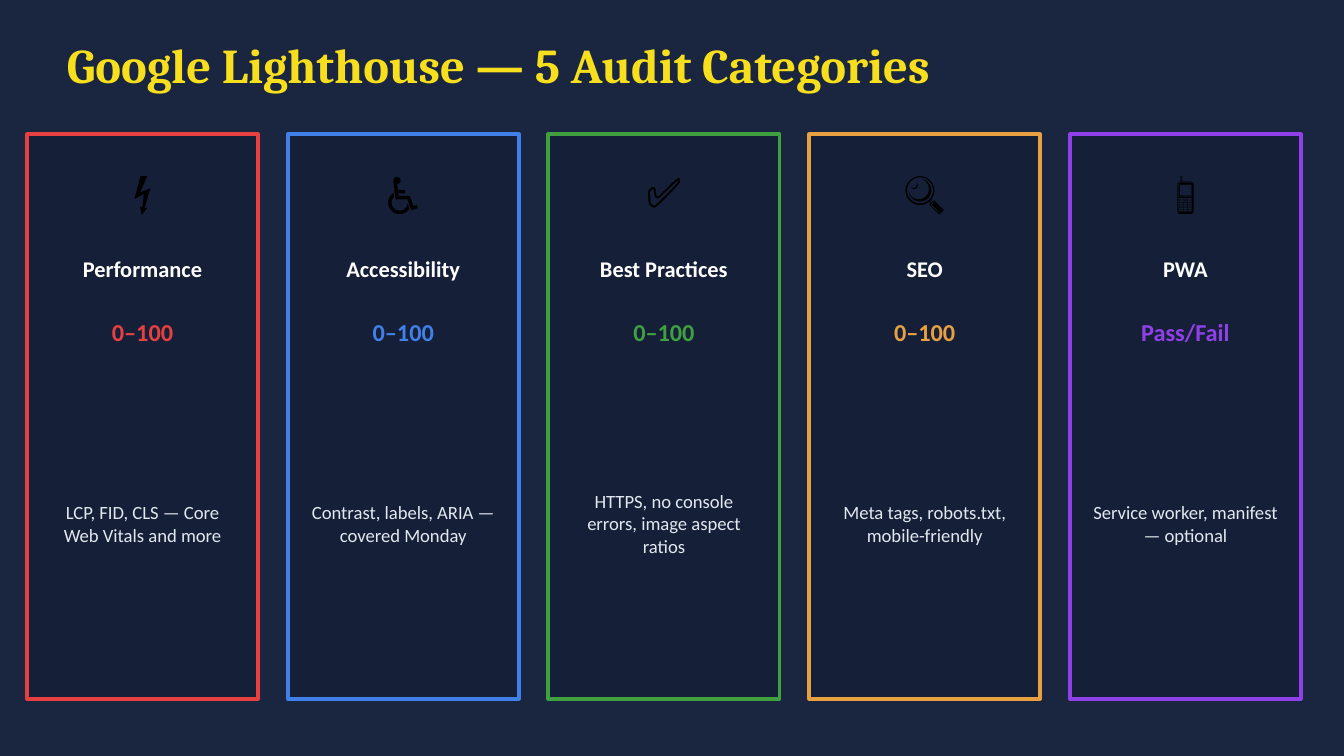
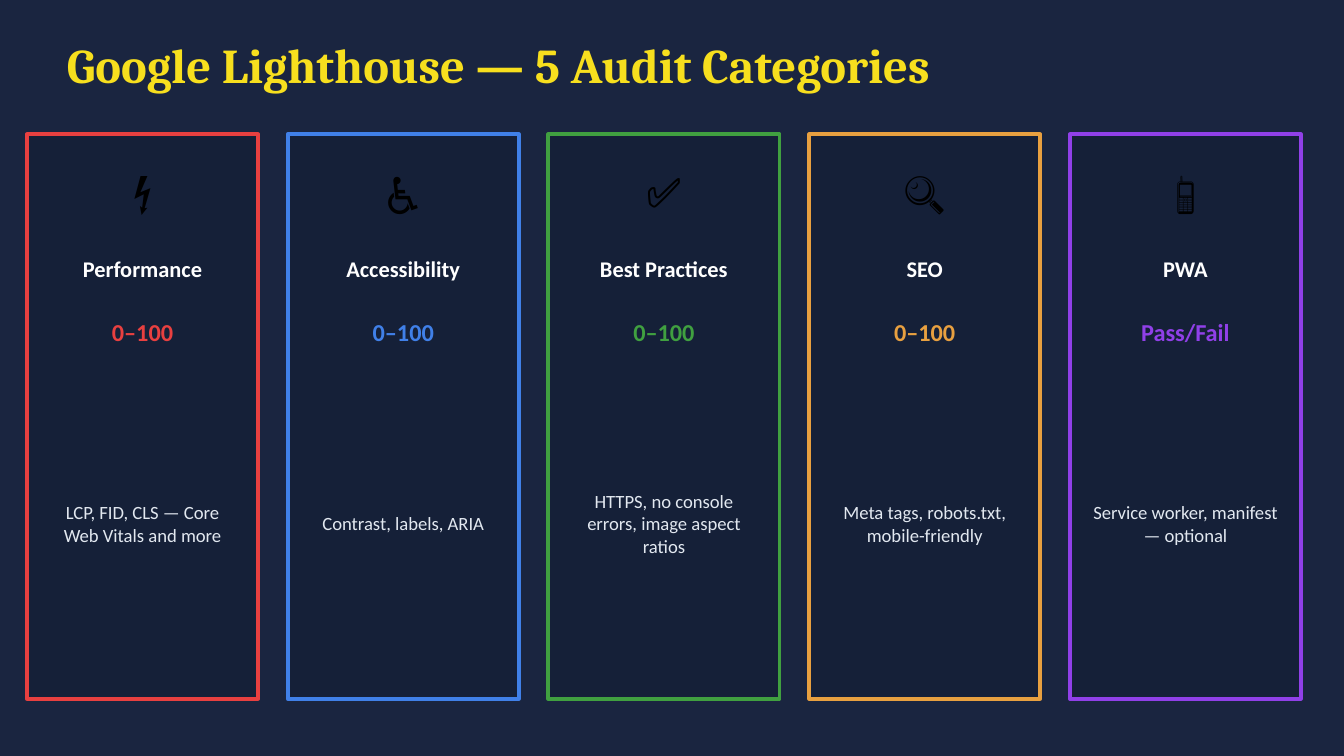
Before and after one commit to muxiddin19/WebPro, a slide deck: slide 3 of week8/WebPro_Week7_Fri_Performance_v2.pptx. Drawn at 1344x756 pixels with LibreOffice and Linux fonts; fonts in the diff are those of the drawing. Boxes give left, top, right and bottom in pixels: in the first picture for what was removed or moved away, otherwise in the second. Text is boxed around its words. In the diff, an @@ line names an element or a change of style, - is before the commit and + after.

```diff
--- a/week8/WebPro_Week7_Fri_Performance_v2.pptx
+++ b/week8/WebPro_Week7_Fri_Performance_v2.pptx
@@ text at [322,517,484,532]: text changed @@
-Contrast, labels, ARIA — covered Monday
+Contrast, labels, ARIA
```
Also in this commit, not shown: 3 other slides changed, 1 other file.
